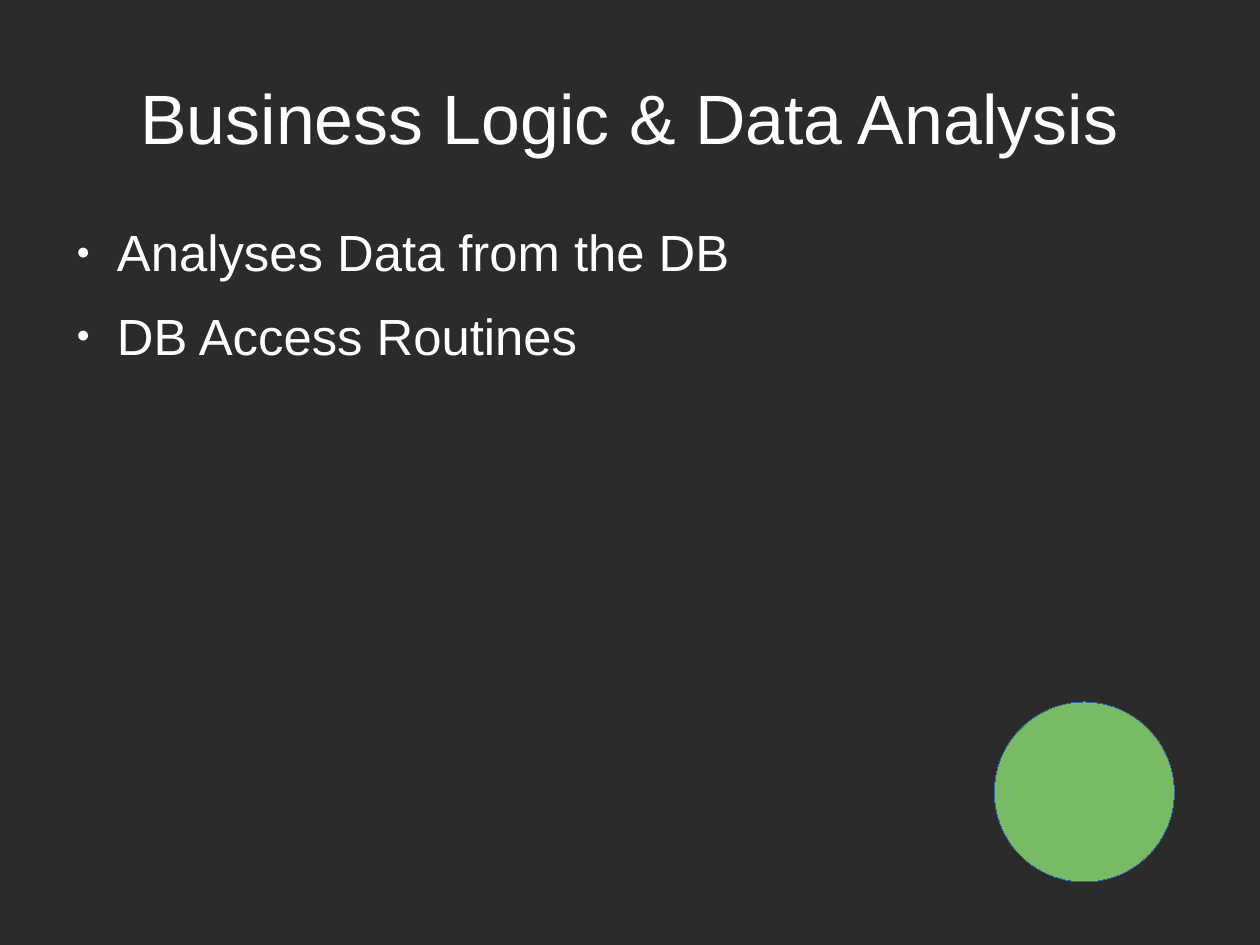
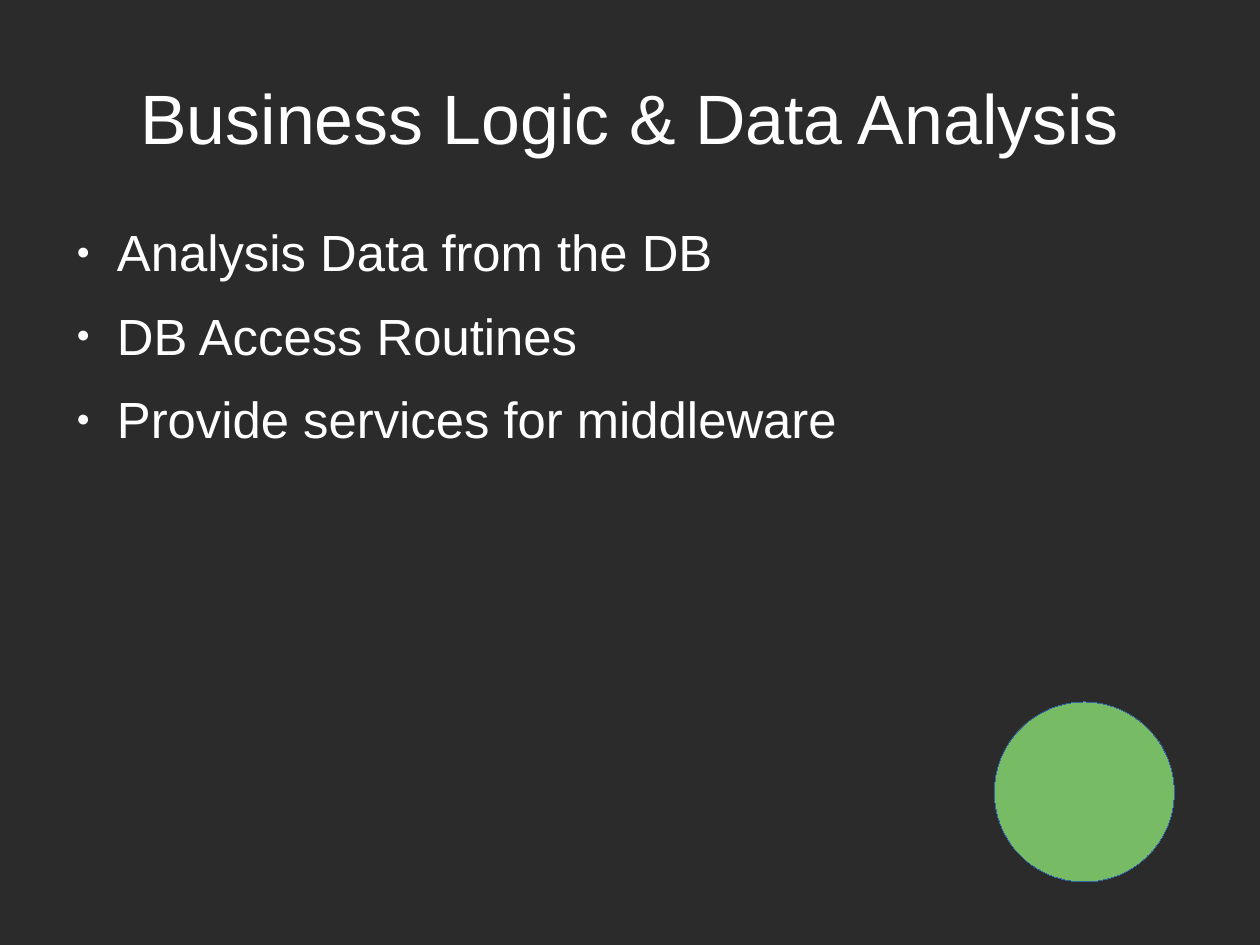
Before and after one commit to EdoardoLenzi9/Advanced-Programming-CPP-Dodo-Neko, a slide deck: slide 12 of Documentation/Milestone 4.odp (slide 13 before the commit). Drawn at 1260x945 pixels with LibreOffice and Linux fonts; fonts in the diff are those of the drawing; background and template pictures are left out; a plain dark background stands for a picture behind light text. Boxes give left, top, right and bottom in pixels: in the first picture for what was removed or moved away, otherwise in the second. Text is boxed around its words. In the diff, an @@ line names an element or a change of style, - is before the commit and + after.

```diff
--- a/Documentation/Milestone 4.odp
+++ b/Documentation/Milestone 4.odp
@@ text at <box>117,234,713,282</box>: text changed @@
-● Analyses Data from the DB
+● Analysis Data from the DB
@@ text at <box>117,401,837,439</box>: paragraph added @@
+● Provide services for middleware
```
Also in this commit, not shown: 6 other slides changed, 2 slides added, 1 slide removed.
